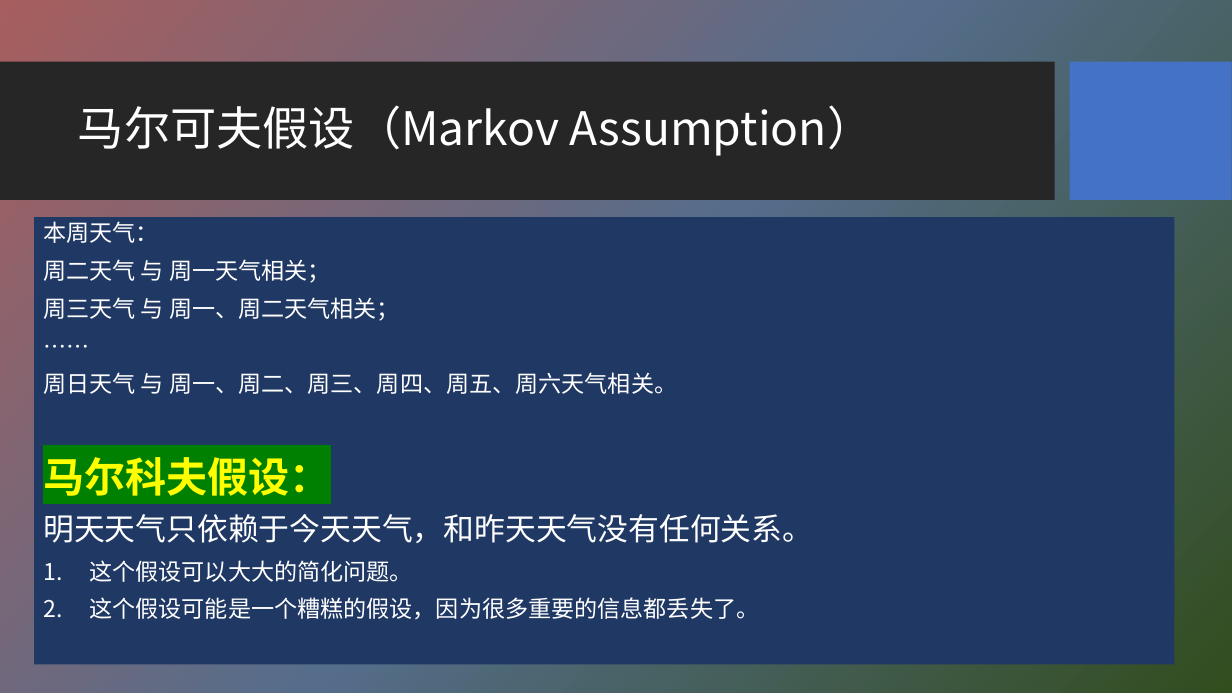
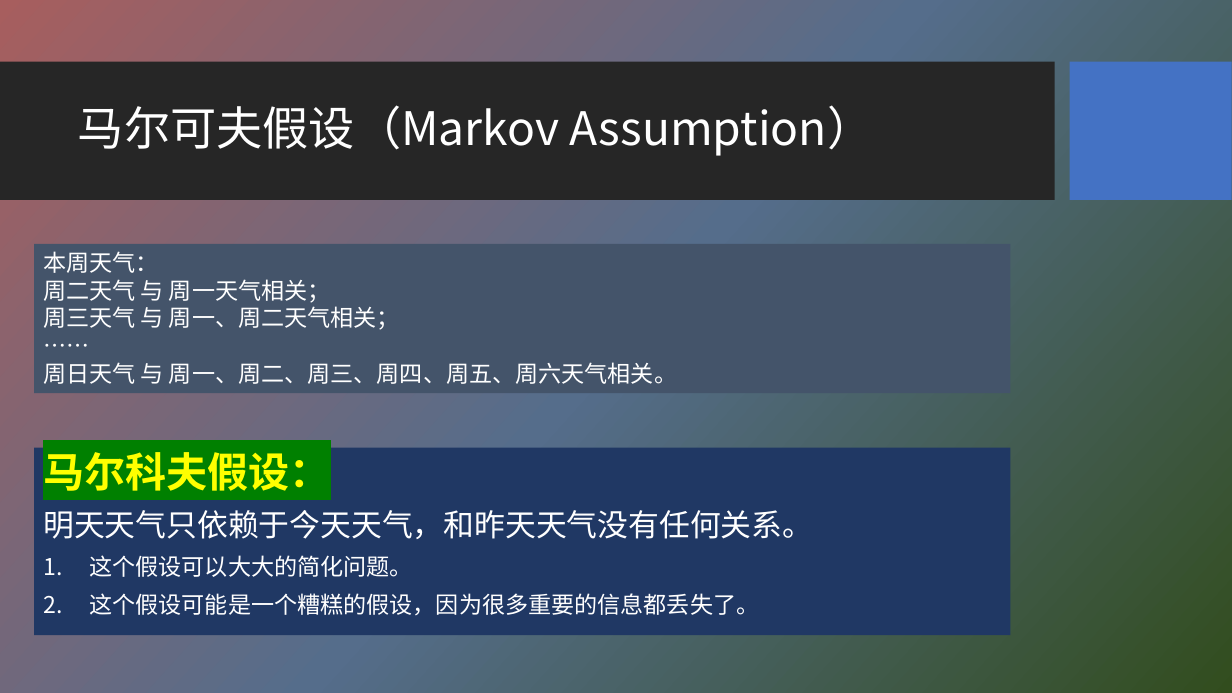
Before and after one commit to HBU/NLP_PPT, a slide deck: slide 4 of PPT-2020/ch04 隐马尔科夫模型.pptx. Drawn at 1232x693 pixels with LibreOffice and Linux fonts; fonts in the diff are those of the drawing; background and template pictures are left out. Boxes give left, top, right and bottom in pixels: in the first picture for what was removed or moved away, otherwise in the second. Text is boxed around its words. In the diff, an @@ line names an element or a change of style, - is before the commit and + after.

```diff
--- a/PPT-2020/ch04 隐马尔科夫模型.pptx
+++ b/PPT-2020/ch04 隐马尔科夫模型.pptx
@@ text at <box>43,221,677,394</box>: paragraphs removed @@
-本周天气：
-周二天气 与 周一天气相关；
-周三天气 与 周一、周二天气相关；
-……
-周日天气 与 周一、周二、周三、周四、周五、周六天气相关。
@@ rectangle added at <box>34,244,1011,394</box>, fill #44546A, 18 pt, text #FFFFFF @@
+本周天气：
+周二天气 与 周一天气相关；
+周三天气 与 周一、周二天气相关；
+……
+周日天气 与 周一、周二、周三、周四、周五、周六天气相关。
@@ text "马尔科夫假设：": place and size @@
-text "马尔科夫假设：" at <box>34,217,1175,665</box>
+text "马尔科夫假设：" at <box>34,448,1011,636</box>
```
Also in this commit, not shown: 19 other slides changed.
